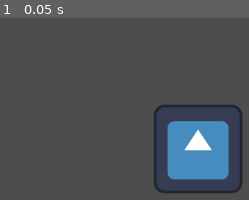
Above: before the commit, frame 1.
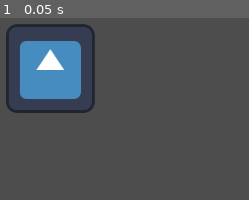
Above: after the commit, the same moment.

Repository: MaykonFreitas17/godot4_7days_gdscript
Game: Godot game, scene res://Scenes/level.tscn
Two runs of this game, one before a commit and one after it. Both use one fixed random seed, a clock stepped at 60 frames per second and the inputs below. The engine's default icon, where the game draws it, is replaced by a stand-in: a white triangle on a blue panel in a dark square.
Inputs:
- Up to frame 1 (0.05 s): no input

The runs differ from the first frame. In frame 1, 20% of the frame differs, in the area x 2-98%, y 3-97%.

Commit message:
feat: add repitition structres

Diff:
--- a/Scenes/level.tscn
+++ b/Scenes/level.tscn
@@ -8,5 +8,5 @@
 my_name = "Adna Léticia"
 
 [node name="Player" type="Sprite2D" parent="."]
-position = Vector2(597, 329)
+position = Vector2(384, 213)
 texture = ExtResource("2_gxkkf")
--- a/Scripts/level.gd
+++ b/Scripts/level.gd
@@ -15,7 +15,7 @@
 	print("Hello, World!")
 	print("Adna Léticia, Você é a garota mais Linda do Mundo!")
 
-	arrays_list()
+	repetition_structure()
 
 func variables():
 	# sintaxes de uma variavel
@@ -119,3 +119,23 @@
 	print(list.size()) # tamanho do array - quantidade de elementos
 	print(list.has(21)) # verifica se existe o valor dentro do array e retorna um booleano
 	print(list.find("Maykon")) # Procura um elemento na lista e retorna o seu indice | retorna -1 se não achar nada
+
+func repetition_structure() -> void:
+	var list: Array = [1, 2, 3, 4]
+
+	# Estrutura de repetidção for
+	for n in list:
+		if n == 3:
+			continue # o CONTINUE vai fazer com que o loop ignore a iteração atual e pule para a próxima
+
+		if n >= 4:
+			print(n)
+			break # o BREAK vai fazer com que o loop pare na iteração atual e ignore as próxima
+
+	# Iterando pelo indece dos elementos da lista
+	for n in list.size():
+		print(n)
+
+	# Usando o range
+	for i in range(10, 25):
+		print(i)
--- a/project.godot
+++ b/project.godot
@@ -12,7 +12,7 @@
 
 config/name="7D_GDScript_Godot4"
 run/main_scene="res://Scenes/level.tscn"
-config/features=PackedStringArray("4.0", "Mobile")
+config/features=PackedStringArray("4.1", "Mobile")
 config/icon="res://icon.svg"
 
 [rendering]
